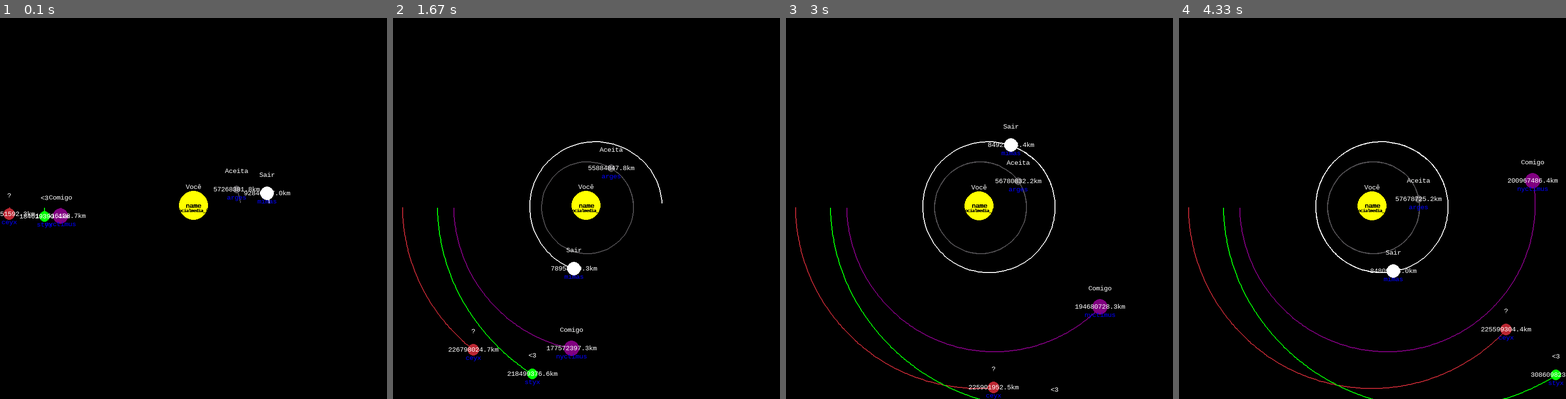
Above: before the commit, frames 1-4 (left to right).
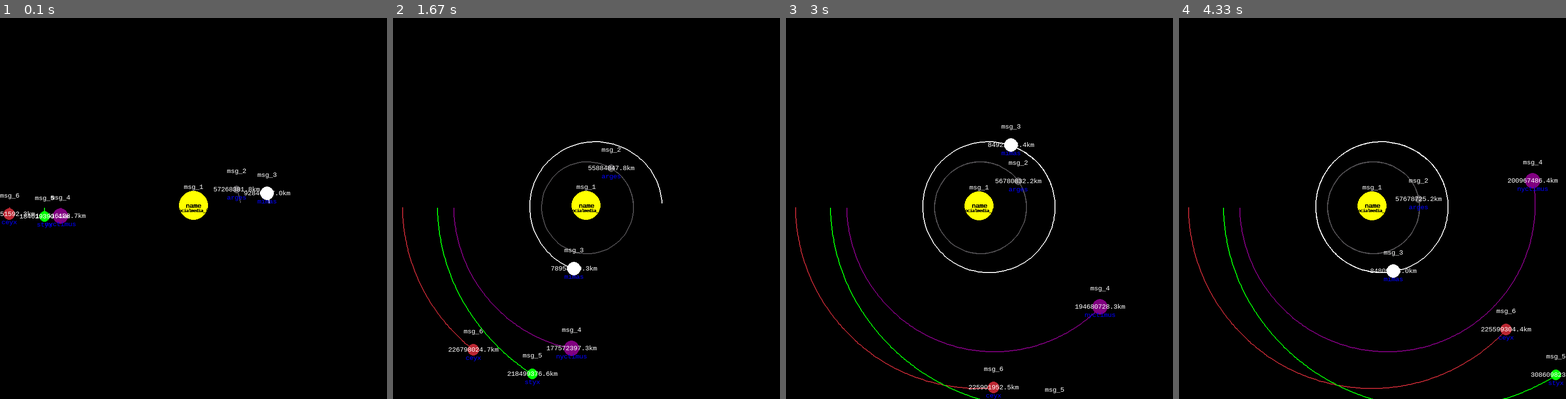
Above: after the commit, the same moments.

Repository: mavismmg/fictional-solar-system-simulation
Game: pygame game, started from src/Main.py
Same seed, same stepped clock (60 frames per second), same inputs: the game is played once before the commit and once after it.
Inputs:
- Up to frame 1 (0.1 s): no input
- Up to frame 2 (1.67 s): no input
- Up to frame 3 (3 s): no input
- Up to frame 4 (4.33 s): no input

The runs differ from the first frame. In frame 1, 0.2% of the frame differs, in the area x 0-72%, y 39-49%; in frame 2, 0.2%; in frame 3, 0.2%, in the area x 47-85%, y 27-99%; in frame 4, 0.2%.

Commit message:
update: updated planet display texts

Diff:
--- a/src/Main.py
+++ b/src/Main.py
@@ -9,22 +9,22 @@
     run = True
     clock = pygame.time.Clock()
 
-    sun = Planet(0, 0, 30, setting.yellow, 1.98892 * 10**30, 'elyria MS6', 'Você')
+    sun = Planet(0, 0, 30, setting.yellow, 1.98892 * 10**30, 'elyria MS6', 'msg_1')
     sun.sun = True
 
-    arges = Planet(0.387 * Planet.au, 0, 8, setting.dark_grey, 3.30 * 10**23, 'arges', 'Aceita')
+    arges = Planet(0.387 * Planet.au, 0, 8, setting.dark_grey, 3.30 * 10**23, 'arges', 'msg_2')
     arges.y_vel = -47.4 * 1000
 
-    mimas = Planet(0.623 * Planet.au, 0, 14, setting.white, 4.8685 * 10**24, 'mimas', 'Sair')
+    mimas = Planet(0.623 * Planet.au, 0, 14, setting.white, 4.8685 * 10**24, 'mimas', 'msg_3')
     mimas.y_vel = -35.02 * 1000
 
-    nyctimus = Planet(-1.1 * Planet.au, 0, 16, setting.purple, 5.9742 * 10**24, 'nyctimus', 'Comigo')
+    nyctimus = Planet(-1.1 * Planet.au, 0, 16, setting.purple, 5.9742 * 10**24, 'nyctimus', 'msg_4')
     nyctimus.y_vel = 29.783 * 1000
 
-    styx = Planet(-1.234 * Planet.au, 0, 11, setting.green, 7.67 * 10**24, 'styx', '<3')
+    styx = Planet(-1.234 * Planet.au, 0, 11, setting.green, 7.67 * 10**24, 'styx', 'msg_5')
     styx.y_vel = 30.645 * 1000
 
-    ceyx = Planet(-1.524 * Planet.au, 0, 12, setting.red, 6.39 * 10**23, 'ceyx', '?')
+    ceyx = Planet(-1.524 * Planet.au, 0, 12, setting.red, 6.39 * 10**23, 'ceyx', 'msg_6')
     ceyx.y_vel = 24.077 * 1000
 
 
